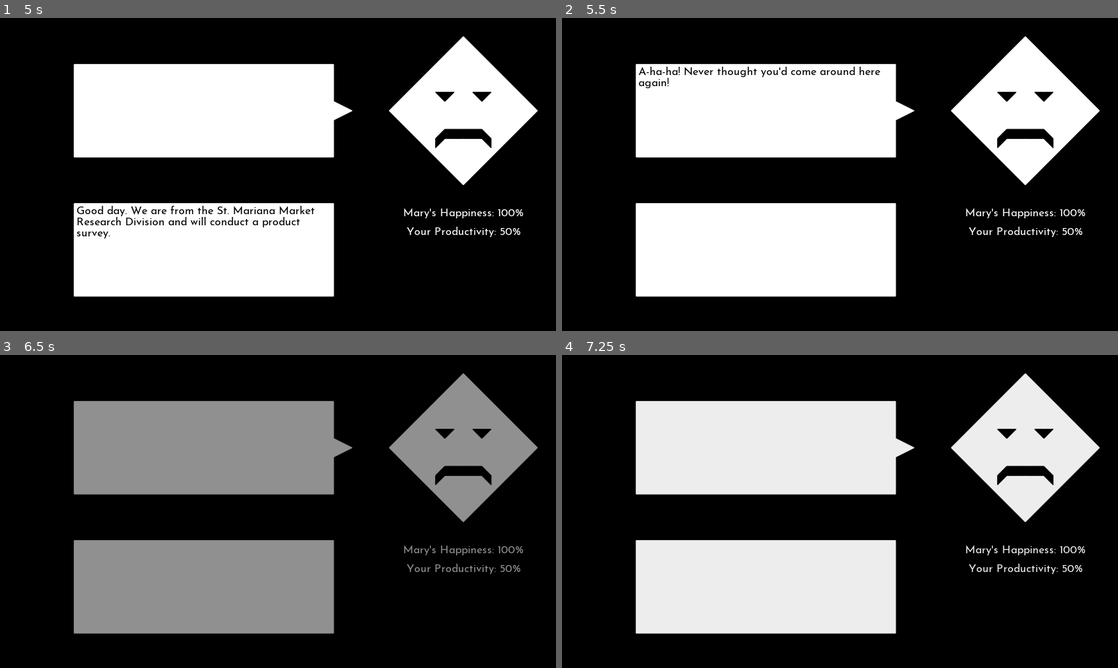
Above: before the commit, frames 1-4 (two rows, left to right).
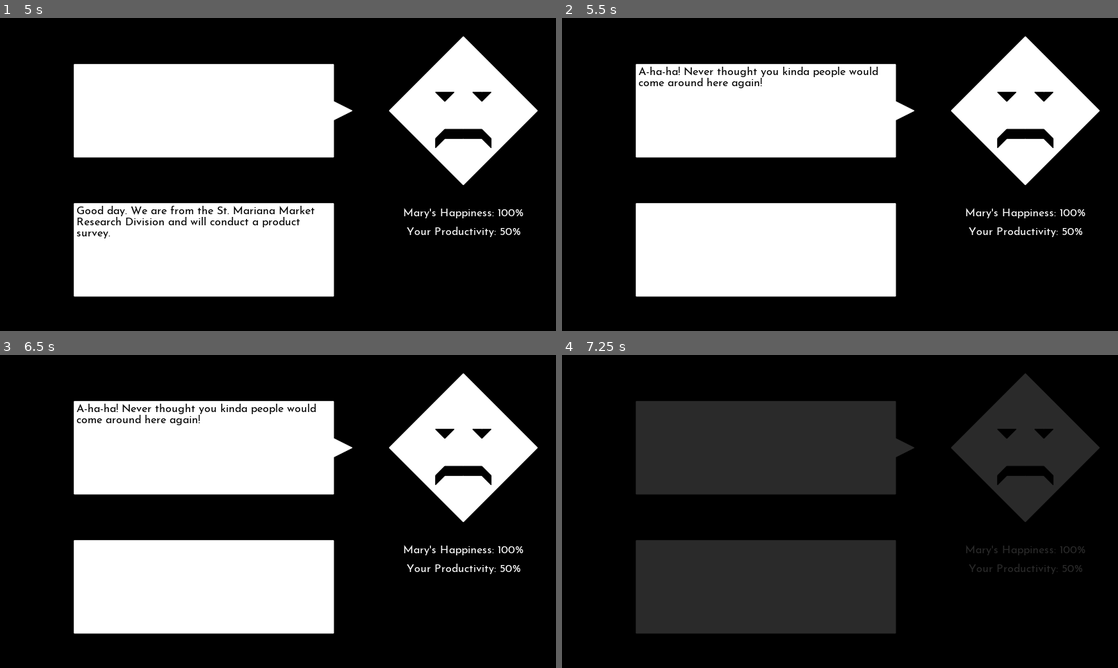
Above: after the commit, the same moments.

Repository: TidB/a-survey-in-a-small-town
Game: Godot game, scene res://start.tscn
Two runs of this game, one before a commit and one after it. Both use one fixed random seed, a clock stepped at 60 frames per second and the inputs below.
Inputs (mouse positions are in pixels of both pictures, inside the frame that each line leads up to):
- Up to frame 1 (5 s): tap Enter at 0.5, 2.75, 4.25 s; move the mouse to (239, 96) at 0.52 s; click (239, 96) at 0.67 s; move the mouse to (461, 111) at 1.27 s; click (461, 111) at 1.42 s; tap Space at 2, 3.5 s; move the mouse to (333, 105) at 2.02 s; click (333, 105) at 2.17 s; move the mouse to (316, 96) at 2.77 s; click (316, 96) at 2.92 s; move the mouse to (444, 221) at 3.52 s; click (444, 221) at 3.67 s; move the mouse to (111, 127) at 4.27 s; click (111, 127) at 4.42 s
- Up to frame 2 (5.5 s): tap Space at 5 s; move the mouse to (867, 174) at 5.02 s; click (867, 174) at 5.17 s
- Up to frame 3 (6.5 s): move the mouse to (194, 433) at 5.77 s; click (194, 433) at 5.92 s
- Up to frame 4 (7.25 s): move the mouse to (962, 495) at 6.52 s; click (962, 495) at 6.67 s

Frame 1 is identical in both runs. In frame 2, 0.5% of the frame differs, in the area x 14-58%, y 15-23%; in frame 3, 35%; in frame 4, 35%, in the area x 13-97%, y 5-90%.

Commit message:
Added assignment test, finishe dalison

Diff:
--- a/Global.gd
+++ b/Global.gd
@@ -50,6 +50,7 @@
 
 var timelines = 7
 var current_time
+var productivity = 50
 var interview_person
 
 func _ready():
--- /dev/null
+++ b/assignment.tscn
@@ -0,0 +1,94 @@
+[gd_scene load_steps=5 format=2]
+
+[ext_resource path="res://font/JosefinSans-Regular.ttf" type="DynamicFontData" id=1]
+
+[sub_resource type="DynamicFont" id=1]
+size = 40
+font_data = ExtResource( 1 )
+
+[sub_resource type="DynamicFont" id=2]
+size = 35
+font_data = ExtResource( 1 )
+
+[sub_resource type="DynamicFont" id=3]
+size = 35
+font_data = ExtResource( 1 )
+
+[node name="Node2D" type="Node2D"]
+
+[node name="Background" type="Polygon2D" parent="."]
+color = Color( 0, 0, 0, 1 )
+polygon = PoolVector2Array( 0, 0, 0, 1080, 1920, 1080, 1920, 0 )
+
+[node name="assignment" type="Node2D" parent="."]
+position = Vector2( 704, 192 )
+
+[node name="AssignmentBg" type="Polygon2D" parent="assignment"]
+polygon = PoolVector2Array( 0, 0, 512, 0, 512, 696, 0, 696 )
+
+[node name="Label" type="Label" parent="assignment"]
+margin_left = 120.0
+margin_top = 24.0
+margin_right = 390.0
+margin_bottom = 64.0
+custom_fonts/font = SubResource( 1 )
+custom_colors/font_color = Color( 0, 0, 0, 1 )
+text = "ASSIGNMENT"
+__meta__ = {
+"_edit_use_anchors_": false
+}
+
+[node name="RichTextLabel" type="RichTextLabel" parent="assignment"]
+margin_left = 24.0
+margin_top = 88.0
+margin_right = 488.0
+margin_bottom = 672.0
+custom_fonts/normal_font = SubResource( 2 )
+custom_colors/default_color = Color( 0, 0, 0, 1 )
+text = "
+Heyyyy good morning :D
+This is a multi-round temporal survey, let's start!
+
+- First round, timeline ±0
+- Keep productivity high
+- Happiness too, if possible
+- Have fun ;)
+
+Find the questions in attachment 1-1.
+
+PS: You can do it, we believe in you!"
+__meta__ = {
+"_edit_use_anchors_": false
+}
+
+[node name="evaluation" type="Node2D" parent="."]
+
+[node name="EvaluationBg" type="Polygon2D" parent="evaluation"]
+position = Vector2( 1312, 192 )
+polygon = PoolVector2Array( 0, 0, 512, 0, 512, 696, 0, 696 )
+
+[node name="Label" type="Label" parent="evaluation"]
+margin_left = 1440.0
+margin_top = 216.0
+margin_right = 1710.0
+margin_bottom = 256.0
+custom_fonts/font = SubResource( 1 )
+custom_colors/font_color = Color( 0, 0, 0, 1 )
+text = "EVALUATION"
+__meta__ = {
+"_edit_use_anchors_": false
+}
+
+[node name="RichTextLabel" type="RichTextLabel" parent="evaluation"]
+margin_left = 1336.0
+margin_top = 280.0
+margin_right = 1800.0
+margin_bottom = 864.0
+custom_fonts/normal_font = SubResource( 3 )
+custom_colors/default_color = Color( 0, 0, 0, 1 )
+text = "
+- Aww, the interviewees were sad :(
+- Your productivity was low, so for the next round we have to restrict your choices a bit ;)"
+__meta__ = {
+"_edit_use_anchors_": false
+}
--- a/interview.gd
+++ b/interview.gd
@@ -9,7 +9,6 @@
 var timer
 var choices = []
 var happiness = 100
-var productivity = 50
 
 func _ready():
 	$person.person = Global.interview_person
@@ -137,21 +136,21 @@
 		choice(1)
 
 func choice(num):
-	if num and productivity <= 10:
-		$Choice/Choice2.bbcode_text = "Your productivity is too low to choose this option"
+	if num and Global.productivity <= 20:
+		$Choice/Choice2.bbcode_text = "Your productivity is too low to choose this option ;)"
 		return
 
 	# 0 = bad, 1 = good. innovative & nuanced
 	if not num:
 		happiness = clamp(happiness - 30, 0, 100)
-		productivity = clamp(productivity + 30, 0, 100)
+		Global.productivity = clamp(Global.productivity + 15, 0, 100)
 	else:
 		happiness = clamp(happiness + 30, 0, 100)
-		productivity = clamp(productivity - 30, 0, 100)
+		Global.productivity = clamp(Global.productivity - 30, 0, 100)
 	update_values()
 	choices.append(num)
 	emit_signal("choice_picked")
 
 func update_values():
 	$Values/HappyLabel.text = "%s's Happiness: %d%%" % [Global.name(Global.interview_person), happiness]
-	$Values/ProdLabel.text = "Your Productivity: %d%%" % productivity
+	$Values/ProdLabel.text = "Your Productivity: %d%%" % Global.productivity
Not shown, changed: dialogue/alex.txt
Not shown, changed: dialogue/alison.txt
Not shown, changed: dialogue/emily.txt
Not shown, changed: dialogue/mary.txt
Not shown, changed: dialogue/nelly.txt
